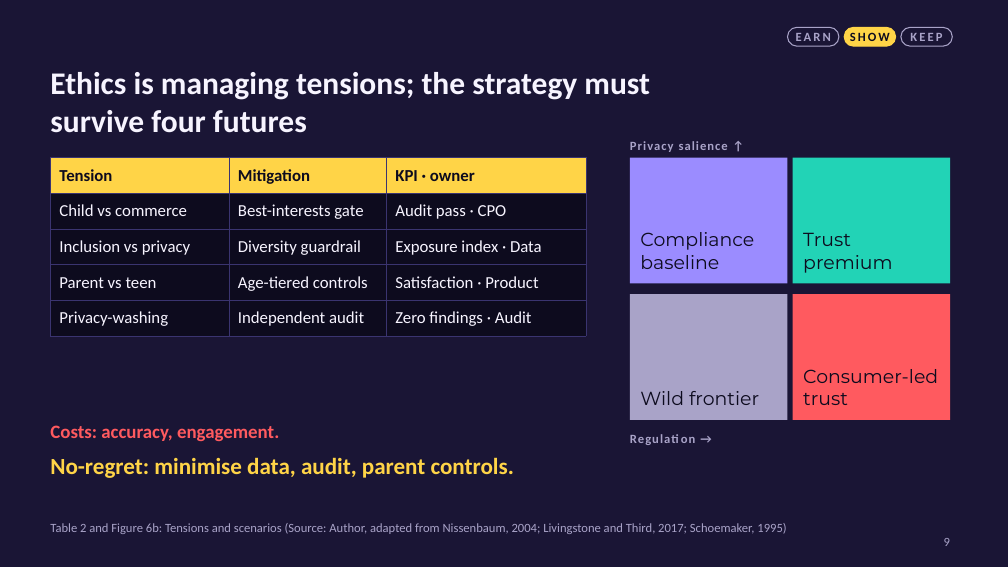
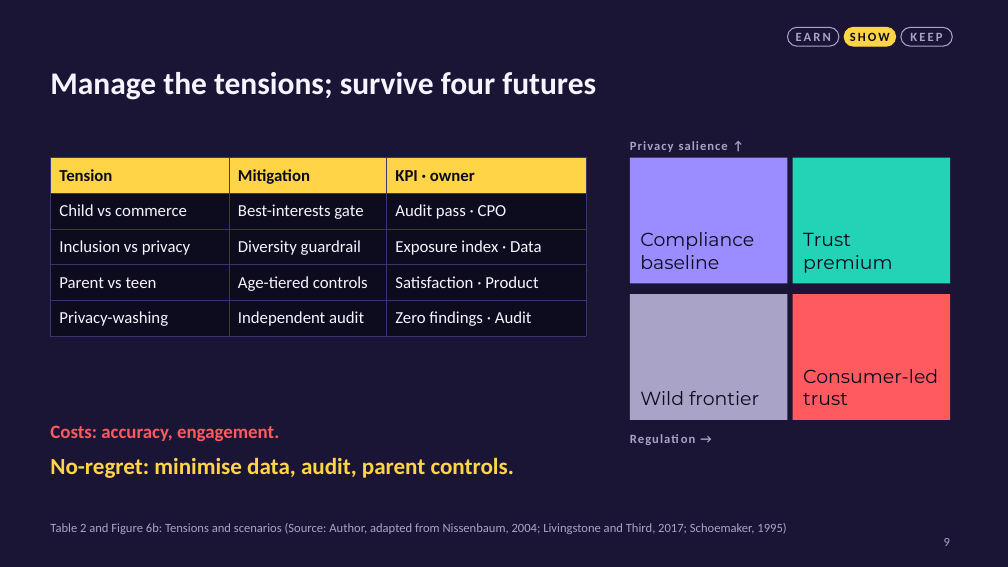
Before and after one commit to karanrg22-svg/skill, a slide deck: slide 9 of output/B_Creative_Visual.pptx. Drawn at 1008x567 pixels with LibreOffice and Linux fonts; fonts in the diff are those of the drawing. Boxes give left, top, right and bottom in pixels: in the first picture for what was removed or moved away, otherwise in the second. Text is boxed around its words. In the diff, an @@ line names an element or a change of style, - is before the commit and + after.

```diff
--- a/output/B_Creative_Visual.pptx
+++ b/output/B_Creative_Visual.pptx
@@ text at (50,72,596,100): text changed @@
-Ethics is managing tensions; the strategy must survive four futures
+Manage the tensions; survive four futures
```
Also in this commit, not shown: 5 other slides changed.
